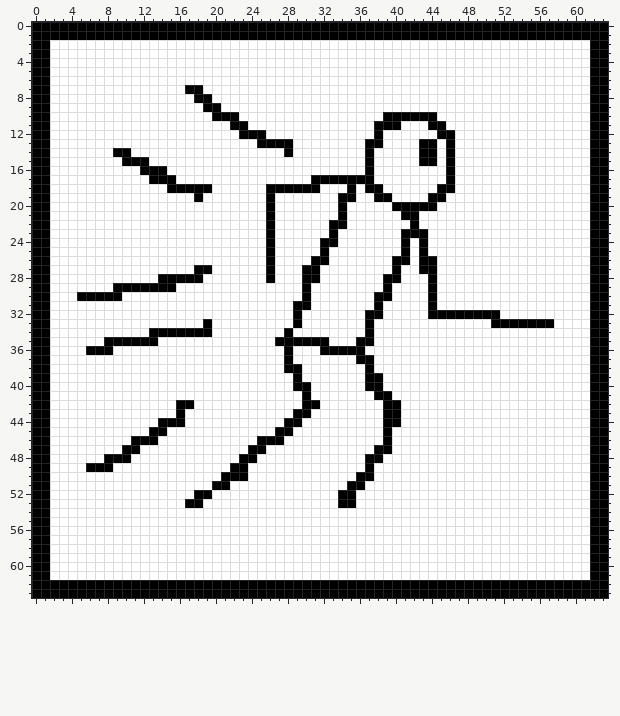
Two versions of one pixel-art sprite, MysticMayhem/assets/textures/sped.png. Above is the file before it was changed.
The file is 64x64 pixels. Colours within 5 levels of each other are drawn and written as one.
And afterwards:
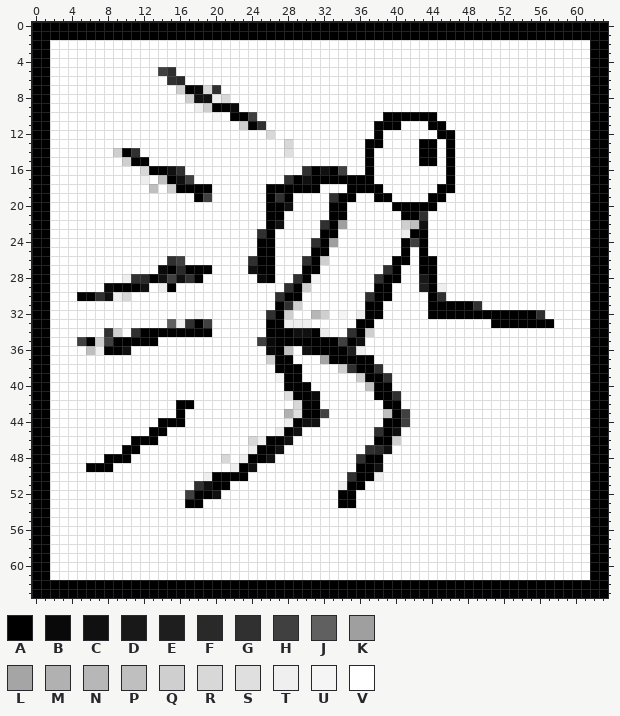
Palette (. is transparent): A #000000  B #090909  C #101010  D #181818  E #1e1e1e  F #292929  G #303030  H #404040  J #606060  K #9f9f9f  L #a5a5a5  M #b1b1b1  N #b7b7b7  P #bfbfbf  Q #cfcfcf  R #d8d8d8  S #dfdfdf  T #efefef  U #f5f5f5  V #ffffff
What changed:
Changed rows in their new state; - is an unchanged pixel.
first column x 5:
 5 ---------HG-----------------------------------------
 6 ----------GF----------------------------------------
 7 -----------Q-BRG------------------------------------
 8 ------------QCCTR-----------------------------------
 9 -------------TQ-AB----------------------------------
10 ---------------UV-AH--------------------------------
11 -----------------VQAG-------------------------------
12 ------------------VVVR------------------------------
13 --------------------VVVR----------------------------
14 ----Q-G----------------S----------------------------
15 -----Q----------------------------------------------
16 -------R--CG-------------GACAH----------------------
17 -------TVP-CH----------GAC--------------------------
18 --------P-Q--------------------A--------------------
19 --------------H-------GA----G-----------------------
20 ----------------------AC----A-----------------------
21 ----------------------A-----A---------G-------------
22 ----------------------C----G-K------QPC-------------
23 --------------------G------A--------T---------------
24 --------------------A-----G-K--------H--------------
25 --------------------A-----A-------------------------
26 ----------GH-------GA----G-Q------------------------
27 ---------BAFA------CA-------------G-----------------
28 -----TGFACHCG-------B---G-U------G----D-------------
29 ---B---CVT-------------GAQ-------A----E-T-----------
30 --GCTR----------------GAAV------G-------G-----------
31 ----------------------AGQV------A-------AAAAG-------
32 -------------U-------GAQV-NQ-U-T---------------AAAAG
33 ----------JTGAH------AATTT-----A--------------------
34 ---GQ-GA-------------AA-CCAT--GAQ-------------------
35 HAQH----------------HB------AHACV-------------------
36 -PT-AC---------------BAP-CA---ET--------------------
37 ---------------------QA----LAAA---------------------
38 ----------------------A------QGA-G------------------
39 ----------------------UA-------Q--G-----------------
40 -----------------------A--------P-A-----------------
41 -----------------------SA-B--------G----------------
42 ------------------------R---------------------------
43 -----------------------MS-AH------P-H---------------
44 -----------------------T-CC---------H---------------
45 ----------------------T-C--------G-C----------------
46 -------------------RT--C---------A-Q----------------
47 -------------------T-AC---------GFC-----------------
48 ----------------R-T-AC---------G--------------------
49 -----------------T-C-----------A-C------------------
50 --------------TA--------------G--T------------------
51 -------------GC--------------T----------------------
52 ------------H--C------------------------------------
